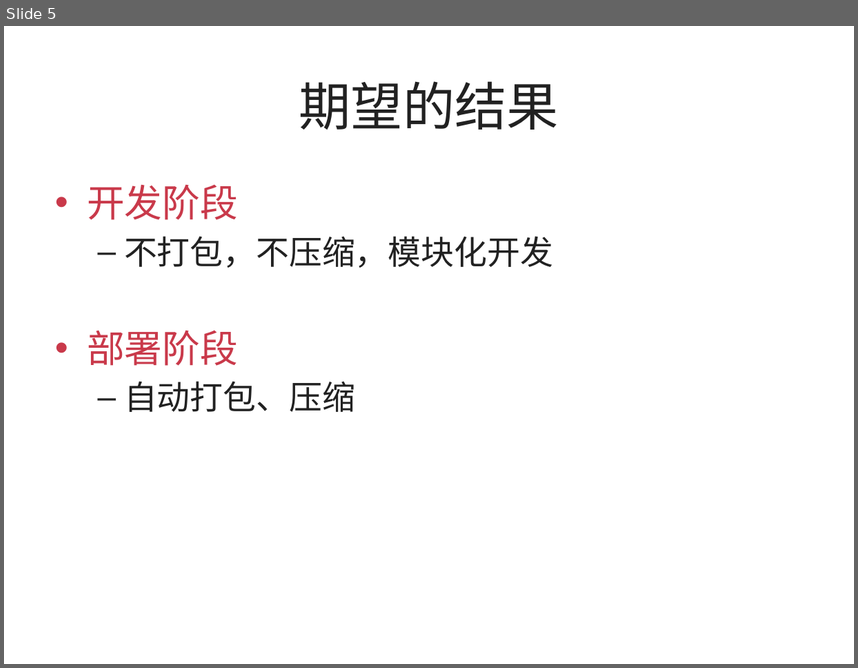
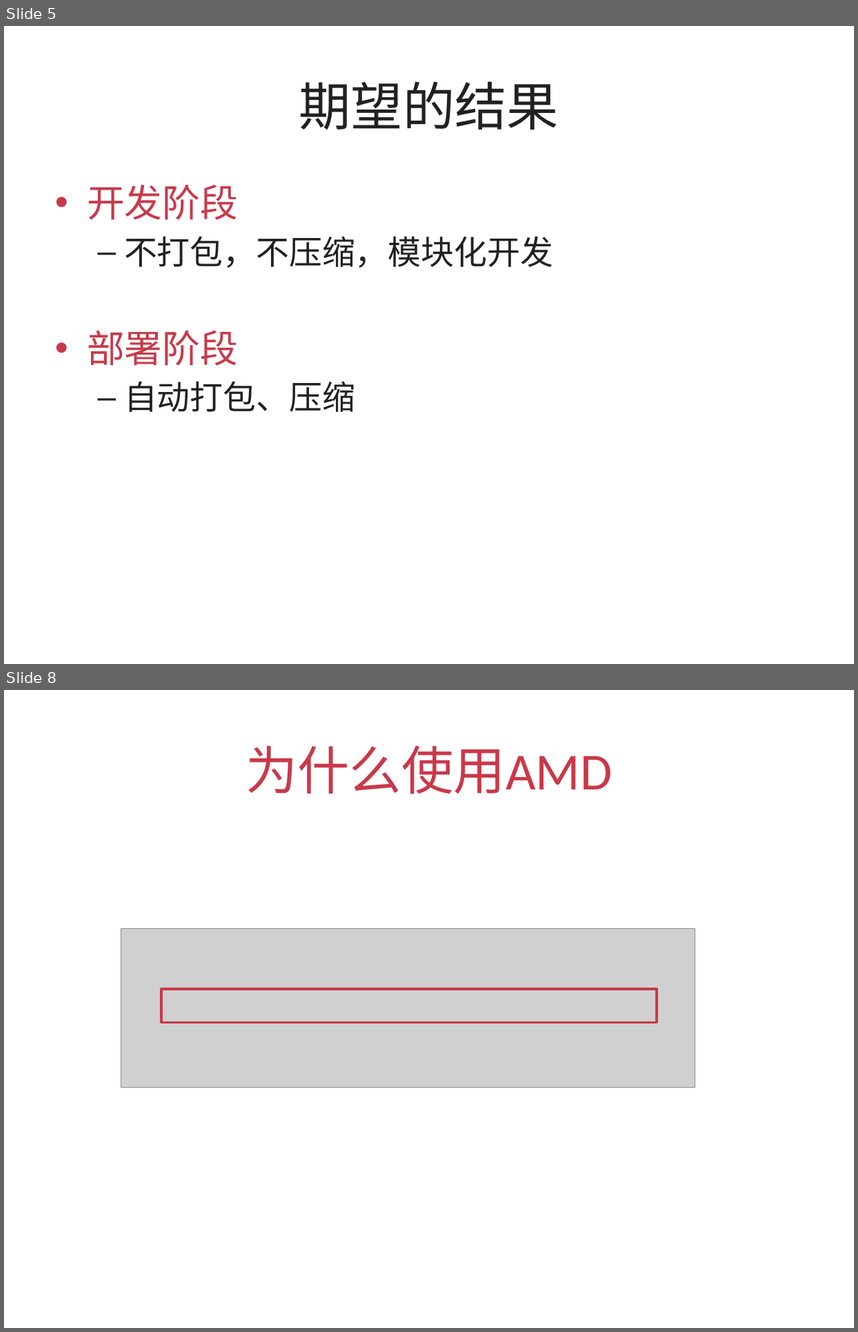
Before and after one commit to silvajs/lecturer, a slide deck: requirejs/doc/requirejs.pptx. Shown one above the other, each under a label of ours: slide 5 before the commit, slides 5 and 8 after it; the slides between them are not shown. The pictures are 858x668 and 858x1332 pixels, drawn with LibreOffice and Linux fonts; fonts in the diff are those of the drawing; grey boxes stand for pictures. Boxes give left, top, right and bottom in pixels: in the first picture for what was removed or moved away, otherwise in the second. Text is boxed around its words. In the diff, an @@ line names an element or a change of style, - is before the commit and + after.

```diff
--- a/requirejs/doc/requirejs.pptx
+++ b/requirejs/doc/requirejs.pptx
@@ slide 8 added at (x1=4, y1=690, x2=854, y2=1328), background #FFFFFF @@
@@ title added at (x1=245, y1=745, x2=612, y2=794), 44 pt, text #C9394A @@
+为什么使用AMD
@@ picture added at (x1=121, y1=929, x2=695, y2=1087) @@
@@ rectangle added at (x1=161, y1=988, x2=657, y2=1021), outline #C9394A 2 pt @@
```
Also in this commit, not shown: 5 other slides added, 13 other files.
